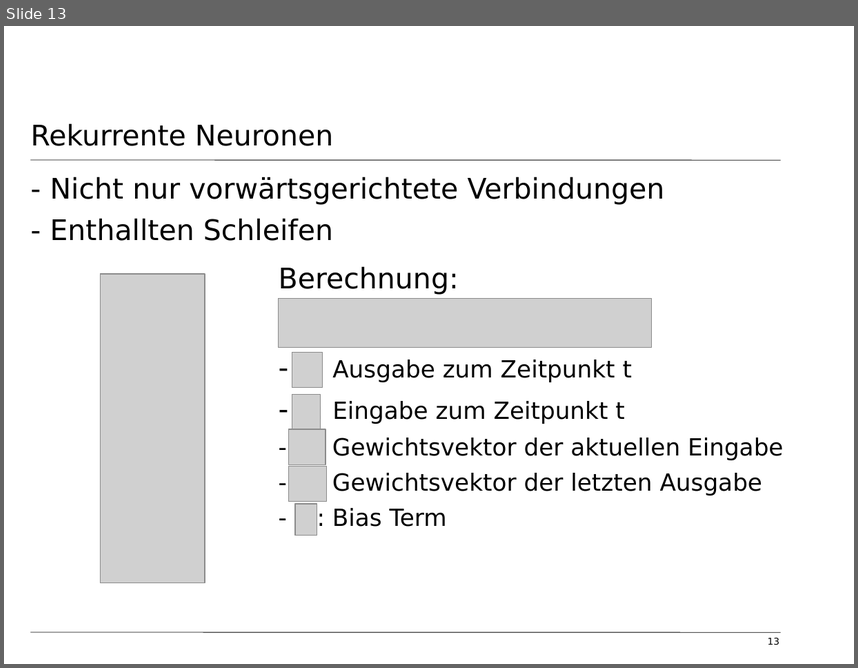
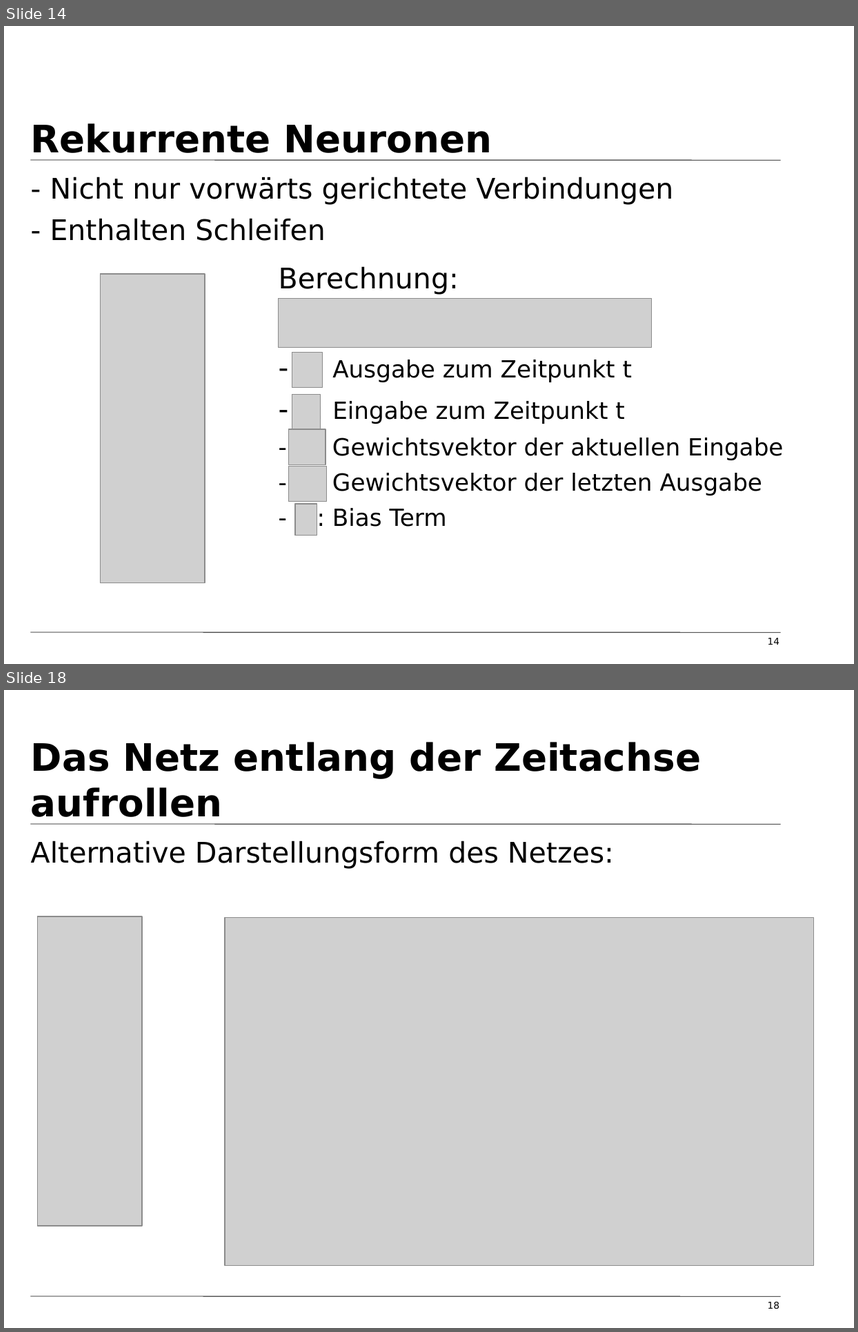
Before and after one commit to tfassbender/deep_learning_team_rnn, a slide deck: vorlesung/vorlesung_rnn_tobias.odp. Shown one above the other, each under a label of ours: slide 13 before the commit, slides 14 and 18 after it; the slides between them are not shown. The pictures are 858x668 and 858x1332 pixels, drawn with LibreOffice and Linux fonts; fonts in the diff are those of the drawing; grey boxes stand for pictures; background and template pictures are left out. Boxes give left, top, right and bottom in pixels: in the first picture for what was removed or moved away, otherwise in the second. Text is boxed around its words. In the diff, an @@ line names an element or a change of style, - is before the commit and + after.

Commit message:
kapitel über Netze entlang der Zeitachse aufrollen fertig; einige neue bilder hinzugefügt

```diff
--- a/vorlesung/vorlesung_rnn_tobias.odp
+++ b/vorlesung/vorlesung_rnn_tobias.odp
@@ slide 18 added at (x1=4, y1=690, x2=854, y2=1328), background #FFFFFF; not listed: 2 template elements that a slide beside it also shows @@
@@ title added at (x1=31, y1=742, x2=701, y2=824), 32 pt, text #000000, bold @@
+Das Netz entlang der Zeitachse aufrollen
@@ text added at (x1=31, y1=840, x2=614, y2=869), 24 pt, text #000000 @@
+Alternative Darstellungsform des Netzes:
@@ picture added at (x1=37, y1=916, x2=142, y2=1225) @@
@@ picture added at (x1=225, y1=918, x2=814, y2=1265) @@
@@ page number added at (x1=768, y1=1301, x2=780, y2=1309), 8 pt, text #000000 @@
+18
@@ what was slide 13 is now slide 14 @@
@@ slide 14 changed as well @@
@@ title "Rekurrente Neuronen" at (x1=31, y1=123, x2=493, y2=160): size 24 to 32 pt, bold on; vertical alignment top to bottom @@
@@ text at (x1=50, y1=176, x2=673, y2=241): text changed @@
-- Nicht nur vorwärtsgerichtete Verbindungen
-- Enthallten Schleifen
+- Nicht nur vorwärts gerichtete Verbindungen
+- Enthalten Schleifen
@@ page number at (x1=768, y1=637, x2=780, y2=644): text changed @@
-13
+14
```
Also in this commit, not shown: 12 other slides changed, 8 other slides added, 8 other files.
